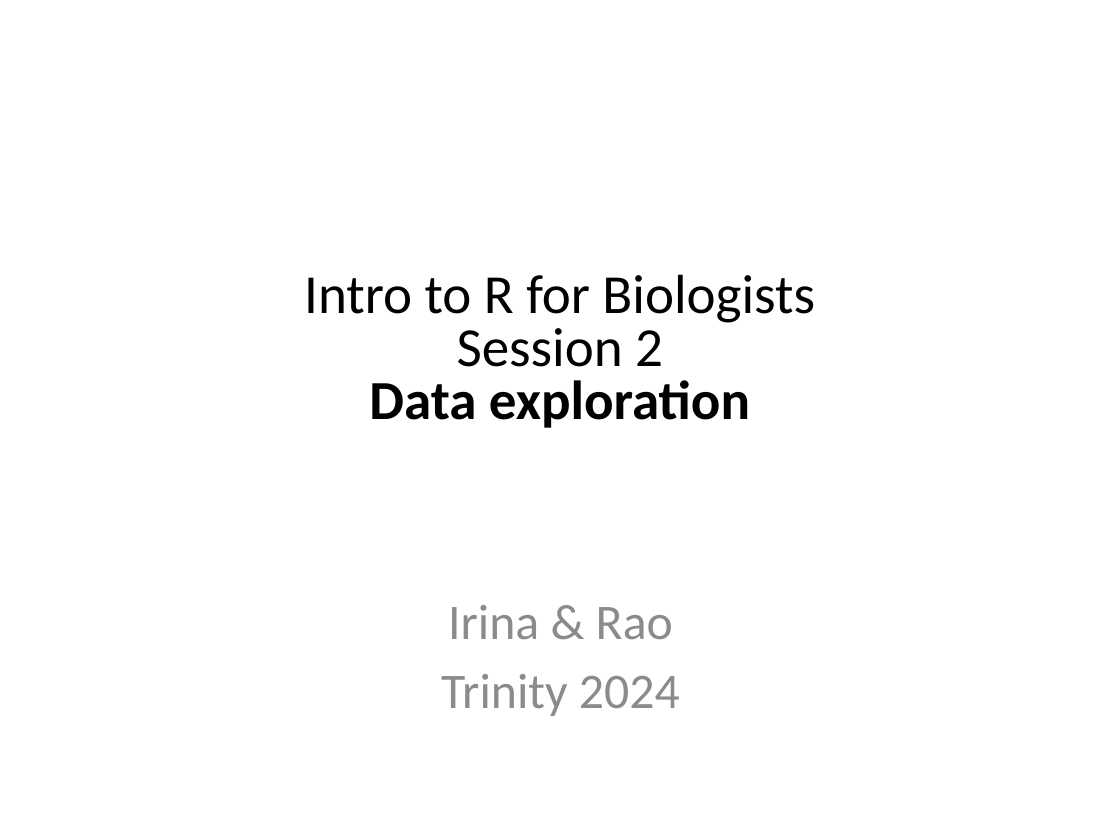
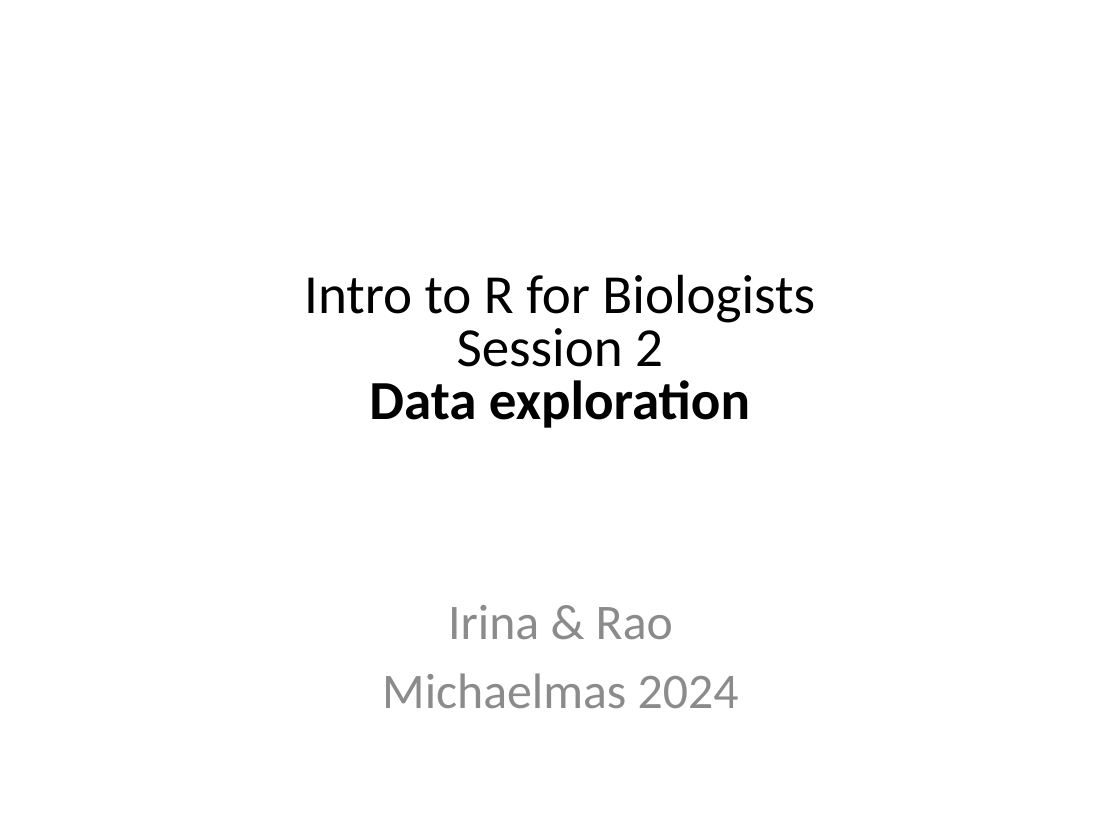
Before and after one commit to sraorao/MSD_R_course_MT2024, a slide deck: slide 2 of powerpoint/Session2.pptx. Drawn at 1120x840 pixels with LibreOffice and Linux fonts; fonts in the diff are those of the drawing. Boxes give left, top, right and bottom in pixels: in the first picture for what was removed or moved away, otherwise in the second. Text is boxed around its words. In the diff, an @@ line names an element or a change of style, - is before the commit and + after.

```diff
--- a/powerpoint/Session2.pptx
+++ b/powerpoint/Session2.pptx
@@ text at (382,673,739,708): text changed @@
-Trinity 2024
+Michaelmas 2024
```
Also in this commit, not shown: 1 other slide changed, 1 other file.
